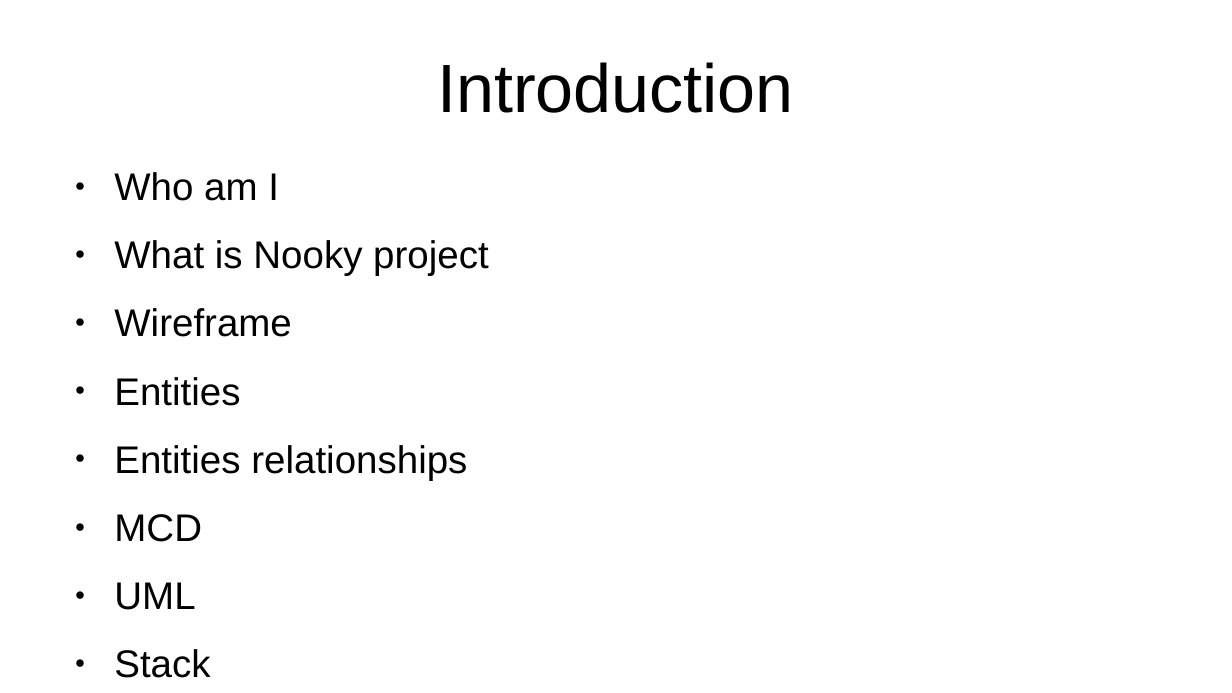
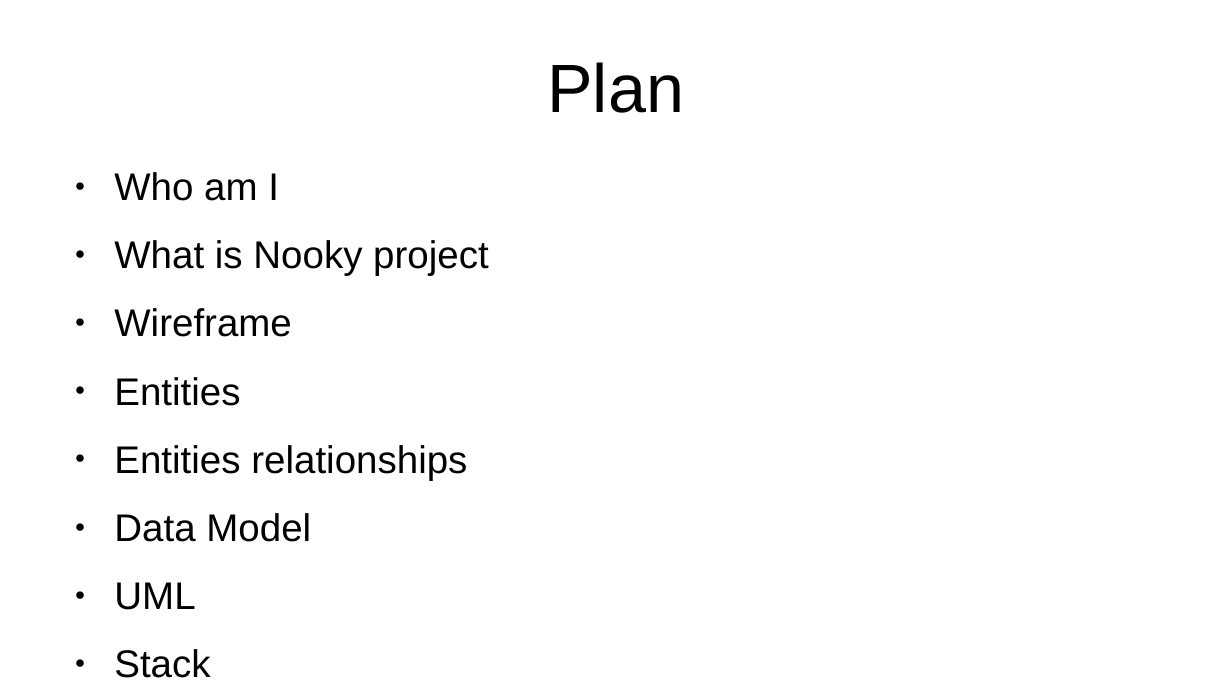
Before and after one commit to EmmaBroudic/Projet-Nooky, a slide deck: slide 2 of Pres.odp. Drawn at 1232x693 pixels with LibreOffice and Linux fonts; fonts in the diff are those of the drawing. Boxes give left, top, right and bottom in pixels: in the first picture for what was removed or moved away, otherwise in the second. Text is boxed around its words. In the diff, an @@ line names an element or a change of style, - is before the commit and + after.

```diff
--- a/Pres.odp
+++ b/Pres.odp
@@ title at [547,62,684,113]: text changed @@
-Introduction
+Plan
@@ text at [114,513,311,542]: text changed @@
-● MCD
+● Data Model
```
Also in this commit, not shown: 1 other slide changed, 7 slides added, 2 slides removed, 2 other files.
